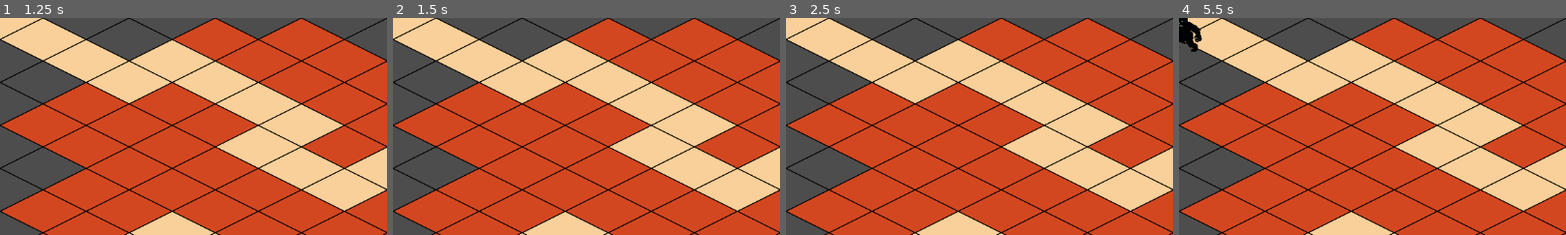
Above: before the commit, frames 1-4 (left to right).
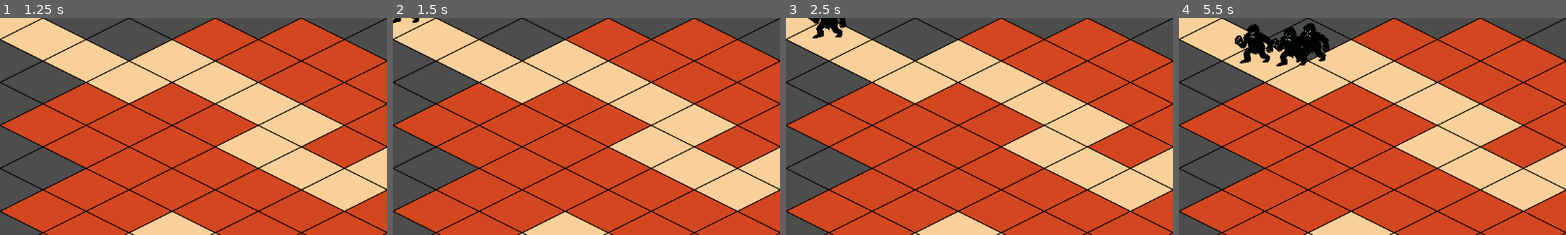
Above: after the commit, the same moments.

Repository: HedgeLizards/lout
Game: Godot game, scene res://scenes/world.tscn
Same seed, same stepped clock (60 frames per second), same inputs: the game is played once before the commit and once after it.
Inputs (mouse positions are % of the whole screen's width and height, from its top left):
- Up to frame 1 (1.25 s): tap Enter at 0.5 s; move the mouse to (97, 9) at 0.52 s; tap Space at 0.6, 0.77, 1.07 s; click (97, 9) at 0.67 s
- Up to frame 2 (1.5 s): tap Space at 1.25, 1.35 s; move the mouse to (97, 20) at 1.27 s; click (97, 20) at 1.42 s
- Up to frame 3 (2.5 s): tap Space at 1.52, 1.82, 2.1 s; tap Enter at 2 s; move the mouse to (97, 30) at 2.02 s; click (97, 30) at 2.17 s
- Up to frame 4 (5.5 s): tap Space at 2.75, 2.85, 3.02, 3.32, 3.6, 3.77, 4.07, 4.35, 4.52, 4.82, 5.1 s; move the mouse to (97, 41) at 2.77 s; click (97, 41) at 2.92 s; move the mouse to (80, 65) at 3.52 s; click (80, 65) at 3.67 s; move the mouse to (20, 35) at 4.27 s; click (20, 35) at 4.42 s; move the mouse to (55, 50) at 5.02 s; click (55, 50) at 5.17 s
The pictures show only the part of the screen within x 0-50%, y 0-50%; the shares and areas given below are measured in that part.

Frame 1 is identical in both runs. In frame 2, less than 0.1% of the frame differs, in the area x 0-8%, y 0-3%; in frame 3, 0.6%; in frame 4, 3.4%, in the area x 0-39%, y 0-23%.

Commit message:
Give each Level its own configurable Waves node, add a TANKY_THEN_REGULAR wave type and make spacebar call the next wave early

Diff:
--- a/code/level.gd
+++ b/code/level.gd
@@ -9,6 +9,8 @@
 	$Buildable.visible = false
 
 func update() -> void:
+	$Waves.spawn()
+
 	for path in $Paths.get_children():
 		for enemy in path.get_children():
 			enemy.move()
--- /dev/null
+++ b/code/waves.gd
@@ -0,0 +1,69 @@
+extends Node
+
+const EnemyScene = preload('res://scenes/enemy.tscn')
+const BEATS_BETWEEN_WAVES = 20
+const BEATS_DURING_WAVE = 10
+const WAVES = [
+	[
+		[0, EnemyType.REGULAR],
+		[0.5, EnemyType.FAST],
+	],
+	[
+		[0, EnemyType.TANKY],
+		[0.5, EnemyType.REGULAR]
+	],
+]
+
+enum WaveType { REGULAR_THEN_FAST, TANKY_THEN_REGULAR }
+enum EnemyType { REGULAR, TANKY, FAST }
+
+@export var initial_beats_until_spawn = 2.0
+@export var beats_until_spawn_factor = 1.0
+@export var types: Array[WaveType]
+
+var current_wave = 0
+var beats_during_this_wave = -5
+
+@onready var beats_until_spawn = initial_beats_until_spawn
+@onready var spawn_progress = -beats_until_spawn / 2
+
+func spawn():
+	beats_during_this_wave += 1
+
+	if beats_during_this_wave == BEATS_DURING_WAVE:
+		current_wave += 1
+		beats_during_this_wave = -BEATS_BETWEEN_WAVES
+		beats_until_spawn *= beats_until_spawn_factor
+		spawn_progress = -beats_until_spawn / 2
+	elif beats_during_this_wave >= 0:
+		while spawn_progress + beats_until_spawn <= beats_during_this_wave + 1:
+			spawn_progress += beats_until_spawn
+
+			var wave_progress_ratio = spawn_progress / BEATS_DURING_WAVE
+			var enemy_type
+
+			for phase in WAVES[current_wave % types.size()]:
+				if wave_progress_ratio >= phase[0]:
+					enemy_type = phase[1]
+				else:
+					break
+
+			spawn_enemy(enemy_type)
+
+func spawn_enemy(type):
+	var enemy = EnemyScene.instantiate()
+	var offset_angle = randf() * TAU
+
+	enemy.type = type
+	enemy.h_offset = cos(offset_angle) * 32
+	enemy.v_offset = sin(offset_angle) * 32
+
+	$'../Paths/Path2D'.add_child(enemy)
+
+func call_next_wave_early():
+	if beats_during_this_wave < -1:
+		beats_during_this_wave = -1
+
+func _unhandled_key_input(event):
+	if event.keycode == KEY_SPACE && event.pressed && !event.echo:
+		call_next_wave_early()
--- a/code/world.gd
+++ b/code/world.gd
@@ -1,49 +1,8 @@
 extends Node2D
 
-enum EnemyType { REGULAR, TANKY, FAST }
-
-const Enemy = preload('res://scenes/enemy.tscn')
-const BEATS_DURING_WAVE = 10
-const BEATS_BETWEEN_WAVES = 20
 
 var culture: int = 100
-var wave = [
-	[0, EnemyType.REGULAR],
-	[0.5, EnemyType.FAST],
-]
-# var current_wave = 0
-var beats_during_this_wave = -5
-var beats_until_spawn = 2.0
-var spawn_progress = -beats_until_spawn / 2
 
-func spawn_enemy(type):
-	var enemy = Enemy.instantiate()
-
-	enemy.type = type
-	enemy.h_offset = randf_range(-48, 48)
-	enemy.v_offset = randf_range(-48, 48)
-
-	$Level/Paths/Path2D.add_child(enemy)
 
 func _on_beat_timer_timeout():
-	beats_during_this_wave += 1
-
-	if beats_during_this_wave == BEATS_DURING_WAVE:
-		beats_during_this_wave = -BEATS_BETWEEN_WAVES
-		spawn_progress = -beats_until_spawn / 2
-	elif beats_during_this_wave >= 0:
-		while spawn_progress + beats_until_spawn <= beats_during_this_wave + 1:
-			spawn_progress += beats_until_spawn
-
-			var wave_progress_ratio = spawn_progress / BEATS_DURING_WAVE
-			var enemy_type
-
-			for phase in wave:
-				if wave_progress_ratio >= phase[0]:
-					enemy_type = phase[1]
-				else:
-					break
-
-			spawn_enemy(enemy_type)
-
 	$Level.update()
--- a/scenes/level.tscn
+++ b/scenes/level.tscn
@@ -1,9 +1,10 @@
-[gd_scene load_steps=10 format=4 uid="uid://b4iokhlcbjobp"]
+[gd_scene load_steps=11 format=4 uid="uid://b4iokhlcbjobp"]
 
 [ext_resource type="Script" uid="uid://bm8ckcxjhybwo" path="res://code/level.gd" id="1_mx8sn"]
 [ext_resource type="Texture2D" uid="uid://busvls6gphgnx" path="res://art/tiles/SPR_IsoTileset.png" id="2_ppgk2"]
 [ext_resource type="Texture2D" uid="uid://wrq70opcfc88" path="res://art/buildable.png" id="3_2r41h"]
 [ext_resource type="PackedScene" uid="uid://dboht7lma5bom" path="res://scenes/instruments/drums.tscn" id="3_ppgk2"]
+[ext_resource type="Script" uid="uid://wvwnxwxa06ld" path="res://code/waves.gd" id="5_ppgk2"]
 
 [sub_resource type="TileSetAtlasSource" id="TileSetAtlasSource_2r41h"]
 texture = ExtResource("2_ppgk2")
@@ -47,6 +48,11 @@
 tile_map_data = PackedByteArray("AAACAAEAAAAAAAAAAAADAAEAAAAAAAAAAAAEAAEAAAAAAAAAAAAFAAEAAAAAAAAAAAAGAAEAAAAAAAAAAAAHAA …(1584 unchanged characters)…
 tile_set = SubResource("TileSet_ppgk2")
 
+[node name="Waves" type="Node" parent="."]
+script = ExtResource("5_ppgk2")
+beats_until_spawn_factor = 0.9
+types = Array[int]([0, 1])
+
 [node name="Paths" type="Node2D" parent="."]
 y_sort_enabled = true
 
Not shown, added: code/waves.gd.uid
